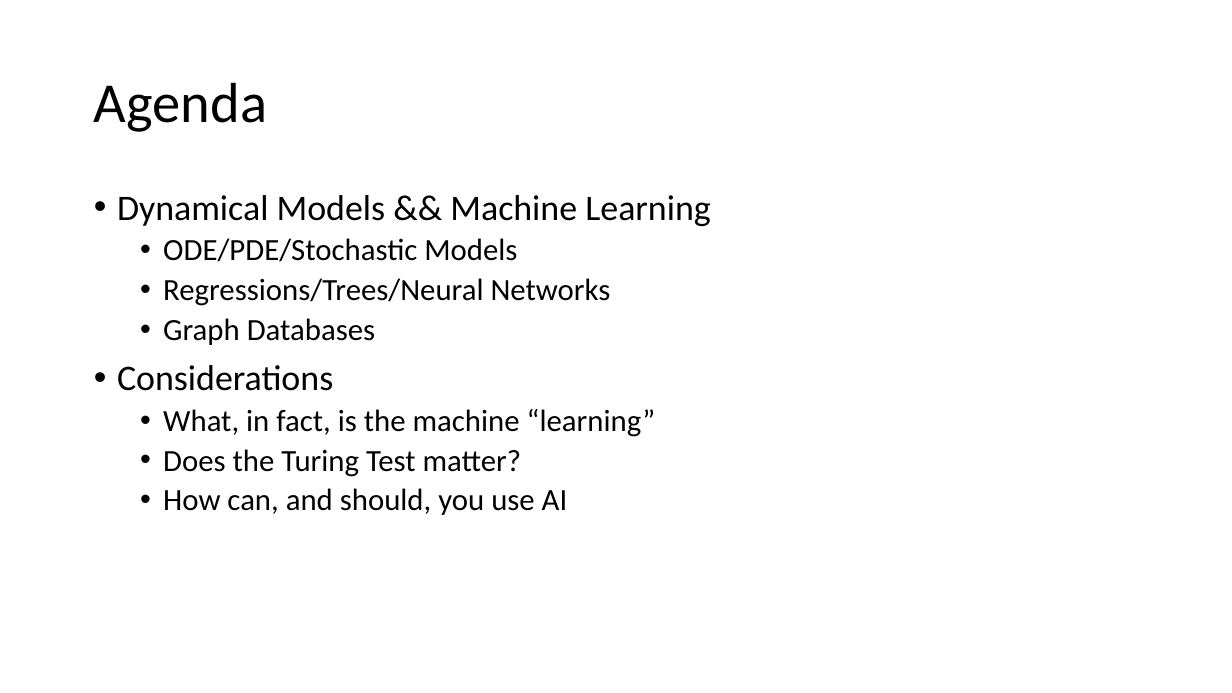
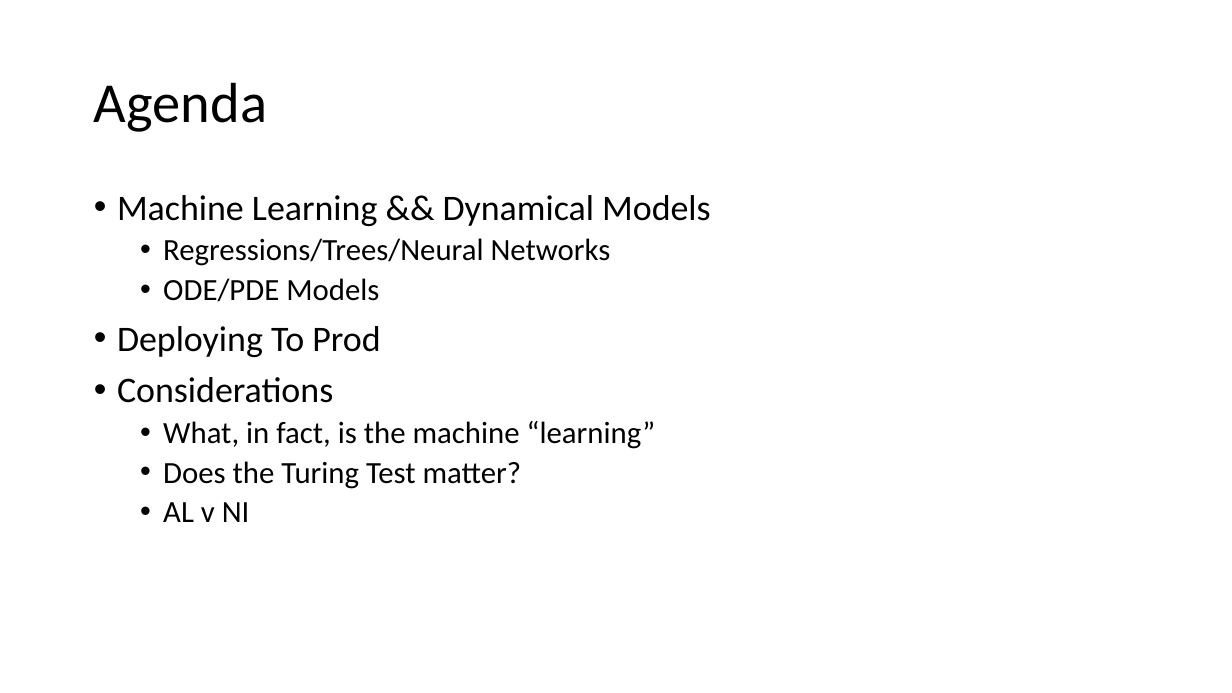
Before and after one commit to jamessdixon/swe4s, a slide deck: slide 3 of SWES_MachineLearning.pptx. Drawn at 1232x693 pixels with LibreOffice and Linux fonts; fonts in the diff are those of the drawing. Boxes give left, top, right and bottom in pixels: in the first picture for what was removed or moved away, otherwise in the second. Text is boxed around its words. In the diff, an @@ line names an element or a change of style, - is before the commit and + after.

Commit message:
updated deck

```diff
--- a/SWES_MachineLearning.pptx
+++ b/SWES_MachineLearning.pptx
@@ text at box(117, 195, 711, 226): text changed @@
-• Dynamical Models && Machine Learning
-  • ODE/PDE/Stochastic Models
+• Machine Learning && Dynamical Models
@@ text at box(117, 278, 380, 357): text changed; size 24 to 28 pt @@
-  • Graph Databases
+  • ODE/PDE Models
+• Deploying To Prod
@@ text at box(163, 502, 250, 522): text changed @@
-  • How can, and should, you use AI
+  • AL v NI
```
Also in this commit, not shown: 1 slide added, 4 slides removed.
